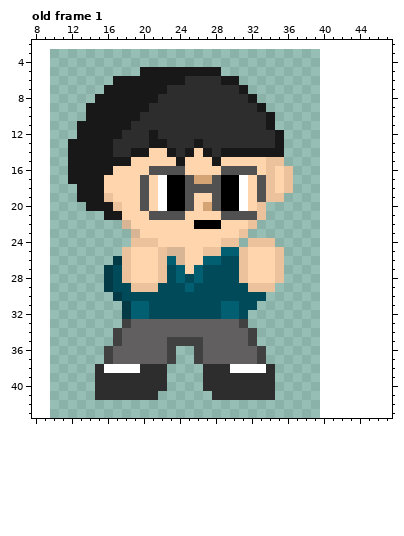
Pixel-art file: Aseprite Files/Character/Taehun.aseprite. That is the earlier state.
30x44 pixels, 1 frame. Colours within 5 levels of each other are drawn and written as one. Shown: old frame 1: x 8..47, y 2..43. The old version is drawn lined up with the new one, on the new canvas. The commit also changed other frames, which this record leaves out.
And afterwards:
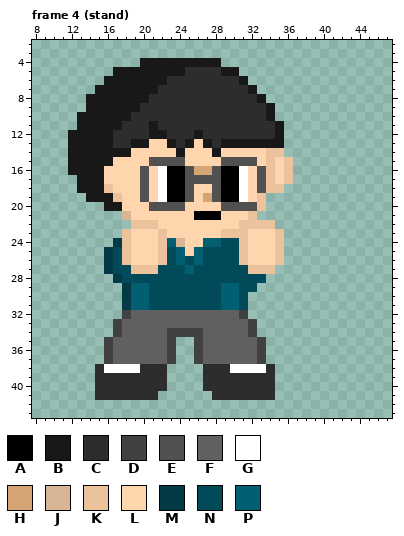
Palette (. is transparent): A #000000  B #181818  C #2d2d2d  D #414141  E #515151  F #615f5f  G #ffffff  H #d4a475  J #d7b595  K #ebc29b  L #ffd5ad  M #043a45  N #004a59  P #025f71
A new or re-ordered frame is compared with the old frame closest to it.
Difference:
canvas 30x44 -> 54x47, the old top-left corner now at 10,3
frames 1 -> 15
Changed rows in their new state; - is an unchanged pixel.
Frame 4 (stand) is new; against old frame 1:
first column x 12:
 4 --------BBBBBBBBB--------
 5 -----BBB-----CCCCBB------
 6 ----B------CC----CCB-----
 7 ---B------C--------CB----
 8 --B------C----------CB---
 9 --------C------------CB--
10 -B-----C-----------------
11 ------C--B------------CB-
12 B----C----B---B----------
13 -------BBLLB-BLB-BBBBBB--
14 -----BBLL--LBL-LBLLLLLKK-
15 -----LL--EEEE---LEEEE--LK
16 ----L---ELGAAEHHEAAGLE---
17 .-------------EE---------
18 ----K---------LL-------K.
19 -.--BK---------H-----K..-
20 --..-B--LEEEEL-LLEEEE----
21 ----..J--LLLL-AAALLLK.---
22 ------.KKK----LLL--K-KK--
23 ------KL--K------KK-LLLK-
24 -----MKLLLKPJ--PPNNKLLLK-
25 ----MN-----NP-PNNNN------
26 ----MN-----NPNPNN--------
27 ------NKKKN-NPN----NKKK.-
28 ----.MNNNNN-N-N----NNN..-
29 ----..MPPN---N---PP-N..--
30 -----.MPP--------PP-..---
31 --------------------.----
32 ------DFFFFFFFFFFFFD-----
33 -----DF------------FD----
34 -----------DDDD----------
35 ----DF------..------FD---
Changed places in both pictures, as pixel boxes (x1, y1, x2, y2):
changed: (68, 58, 293, 346)
